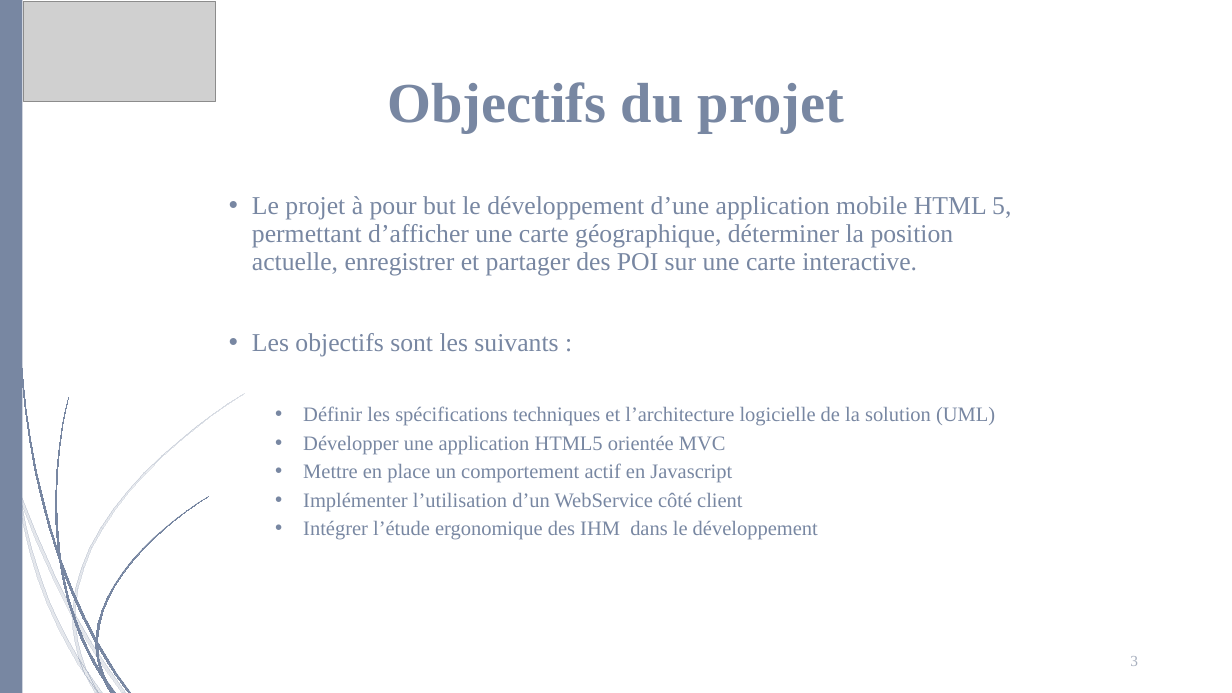
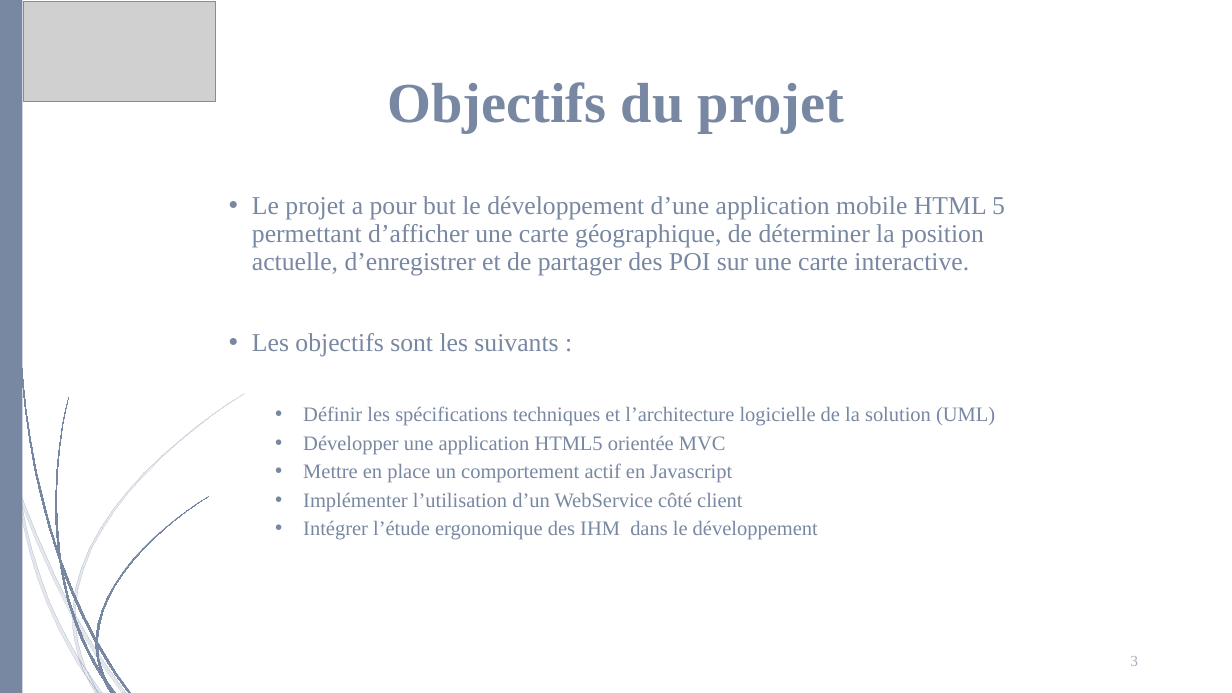
Before and after one commit to Lowxorx/webapprila, a slide deck: slide 3 of Documentation/Presentation/Projet web.pptx. Drawn at 1232x693 pixels with LibreOffice and Linux fonts; fonts in the diff are those of the drawing; grey boxes stand for pictures. Boxes give left, top, right and bottom in pixels: in the first picture for what was removed or moved away, otherwise in the second. Text is boxed around its words. In the diff, an @@ line names an element or a change of style, - is before the commit and + after.

```diff
--- a/Documentation/Presentation/Projet web.pptx
+++ b/Documentation/Presentation/Projet web.pptx
@@ text at [252, 196, 1005, 275]: text changed @@
-• Le projet à pour but le développement d’une application mobile HTML 5, permettant d’afficher une carte géographique, déterminer la position actuelle, enregistrer et partager des POI sur une carte interactive.
+• Le projet a pour but le développement d’une application mobile HTML 5 permettant d’afficher une carte géographique, de déterminer la position actuelle, d’enregistrer et de partager des POI sur une carte interactive.
```
Also in this commit, not shown: 1 other slide changed.
